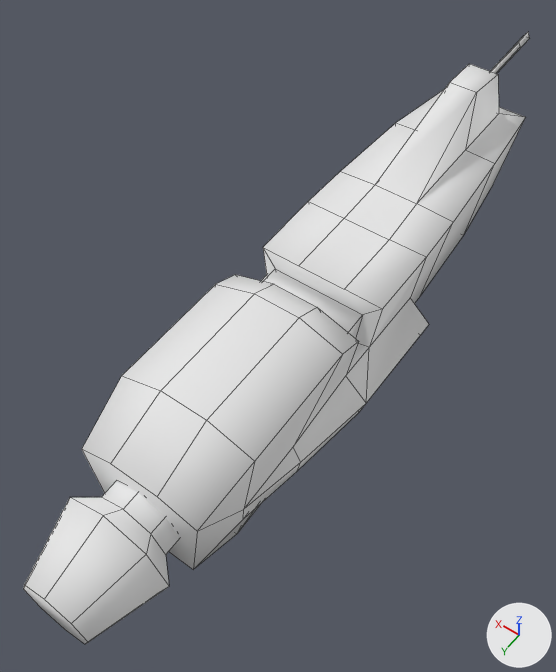
One commit to the OBJ model source/public/img/3d/rhino.obj: the scene before it, then after it.
The view is the same before and after, from a 50 mm lens placed at (-4.09, 6.37, 9.8), pointed at (0.59, -0.17, -0.48). Every picture has the same lights, and +X, +Y and +Z are marked at lower right. Mesh edges are drawn as thin lines. Where no turn or scale is listed for an object, it has been applied to the vertices.
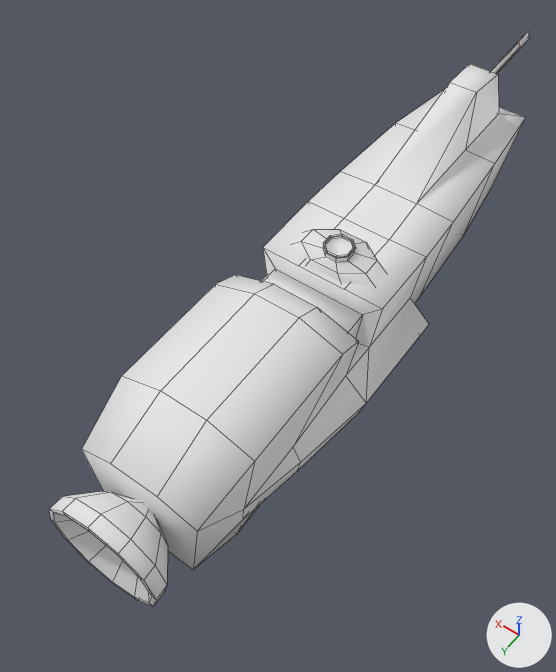
The edits, one by one:
Material 'Material.003' (mat_material_003) is new.
Its base color is (0.8, 0.8, 0.8) (white #e7e7e7).
Its roughness is 1.0.
Material 'Material.001' (mat_material_001) is new.
Its base color is (0.8, 0.8, 0.8) (white #e7e7e7).
Its roughness is 1.0.
me_cube_000 has 160 vertices, 149 faces and spans x -1.44..1.44, y -8.23..5.4, z -1.96..2.05.
me_cube_000 is used by ob_cube_000; location (0.0, 0.0, 0.0).
me_cube_000 part 1: the loose piece of 32 vertices spanning x -0.92..0.91, y 3.71..5.4, z -0.76..1.08 is deleted.
Mesh me_thruster_cylinder is new.
It has 78 vertices, 79 faces and spans x -0.92..0.92, y 3.39..4.54, z -0.69..1.16.
It uses material mat_material_003 (white #e7e7e7).
Mesh me_docking_port_low_poly_cylinder_001 is new.
It has 64 vertices, 57 faces and spans x -0.79..0.8, y -1.37..-0.56, z 1.07..1.38.
It uses material mat_material_001 (white #e7e7e7).
Object 'Thruster_Cylinder' (ob_thruster_cylinder) is new; it shows me_thruster_cylinder.
Its location is (0.0, 0.0, 0.0).
Object 'Docking_port_low_poly_Cylinder.001' (ob_docking_port_low_poly_cylinder_001) is new; it shows me_docking_port_low_poly_cylinder_001.
Its location is (0.0, 0.0, 0.0).

Pixel boxes (x1, y1, x2, y2) of what changed, in the pictures (556 x 672 px):
'Cube.000', reshaped (12% narrower, 12% shorter)
    before: (23, 32, 530, 644)
    after: (82, 32, 530, 569)
'Thruster_Cylinder', added
    after: (49, 491, 168, 607)
'Docking_port_low_poly_Cylinder.001', added
    after: (292, 229, 386, 285)
part 1 of me_cube_000, deleted
    before: (23, 482, 179, 644)
